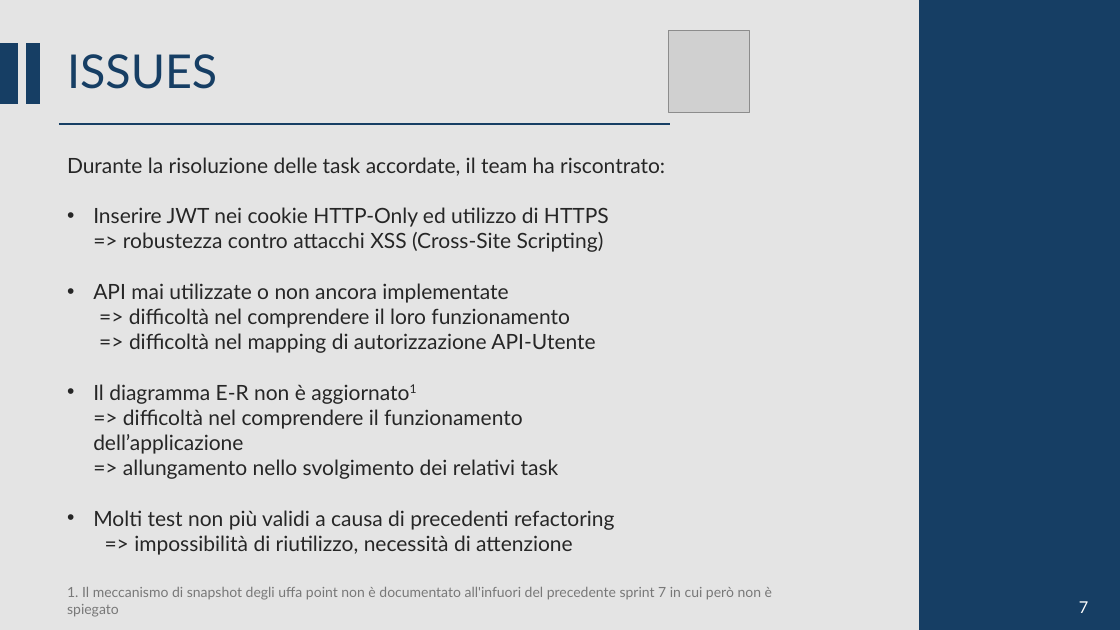
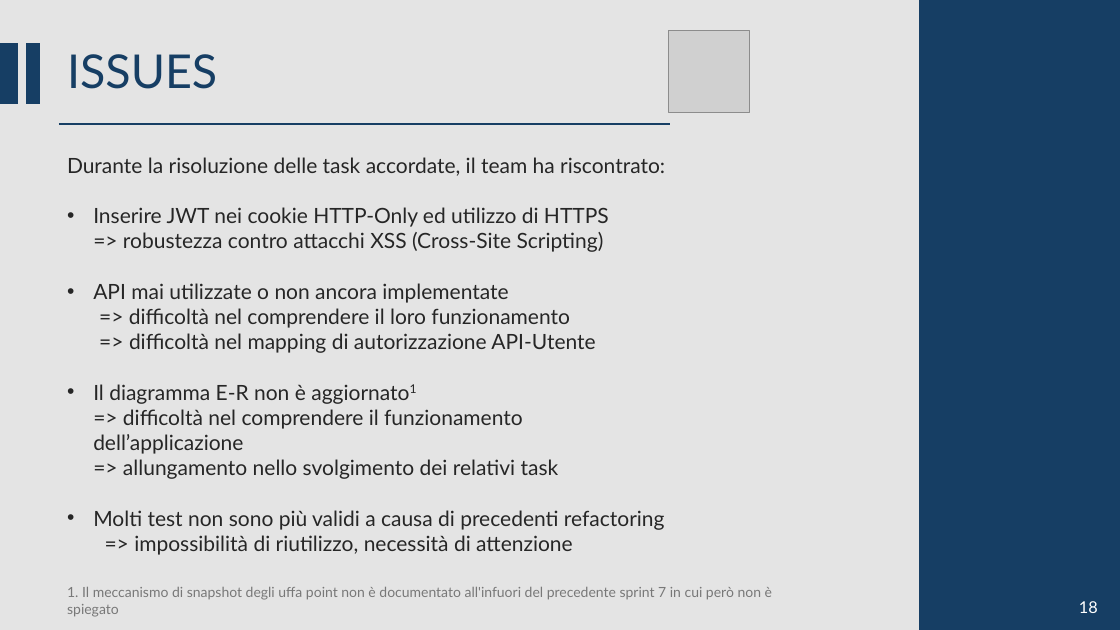
Before and after one commit to CSW-Teams/MS3-docs, a slide deck: slide 18 of ShiftsHappen/Sprint 1/CSW Sprint 1.pptm. Drawn at 1120x630 pixels with LibreOffice and Linux fonts; fonts in the diff are those of the drawing; grey boxes stand for pictures. Boxes give left, top, right and bottom in pixels: in the first picture for what was removed or moved away, otherwise in the second. Text is boxed around its words. In the diff, an @@ line names an element or a change of style, - is before the commit and + after.

```diff
--- a/ShiftsHappen/Sprint 1/CSW Sprint 1.pptm
+++ b/ShiftsHappen/Sprint 1/CSW Sprint 1.pptm
@@ text at (93,510,665,530): text changed @@
-• Molti test non più validi a causa di precedenti refactoring
+• Molti test non sono più validi a causa di precedenti refactoring
@@ text at (1079,601,1098,613): text changed @@
-7
+18
```
Also in this commit, not shown: 14 other slides changed.
